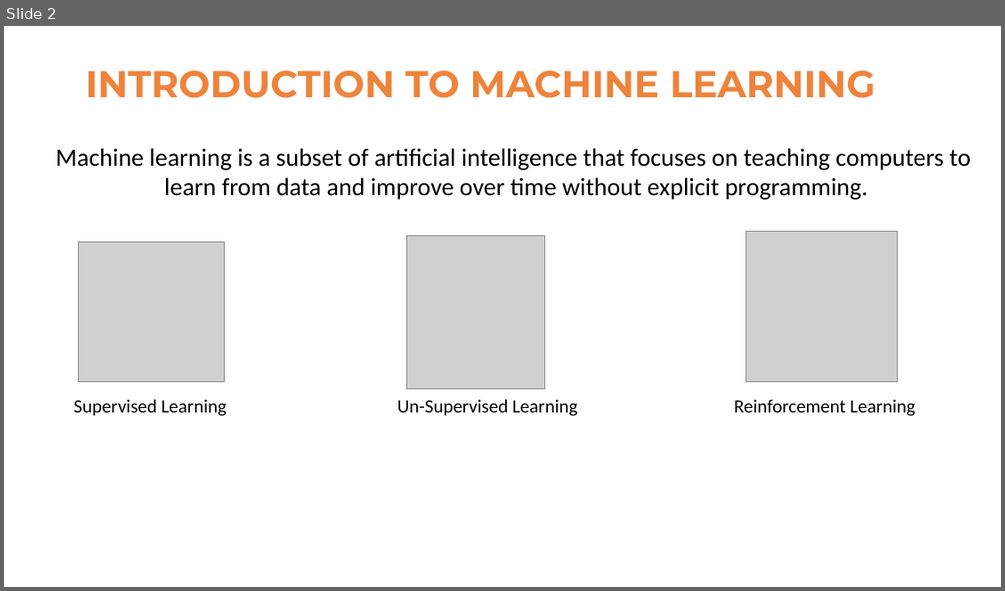
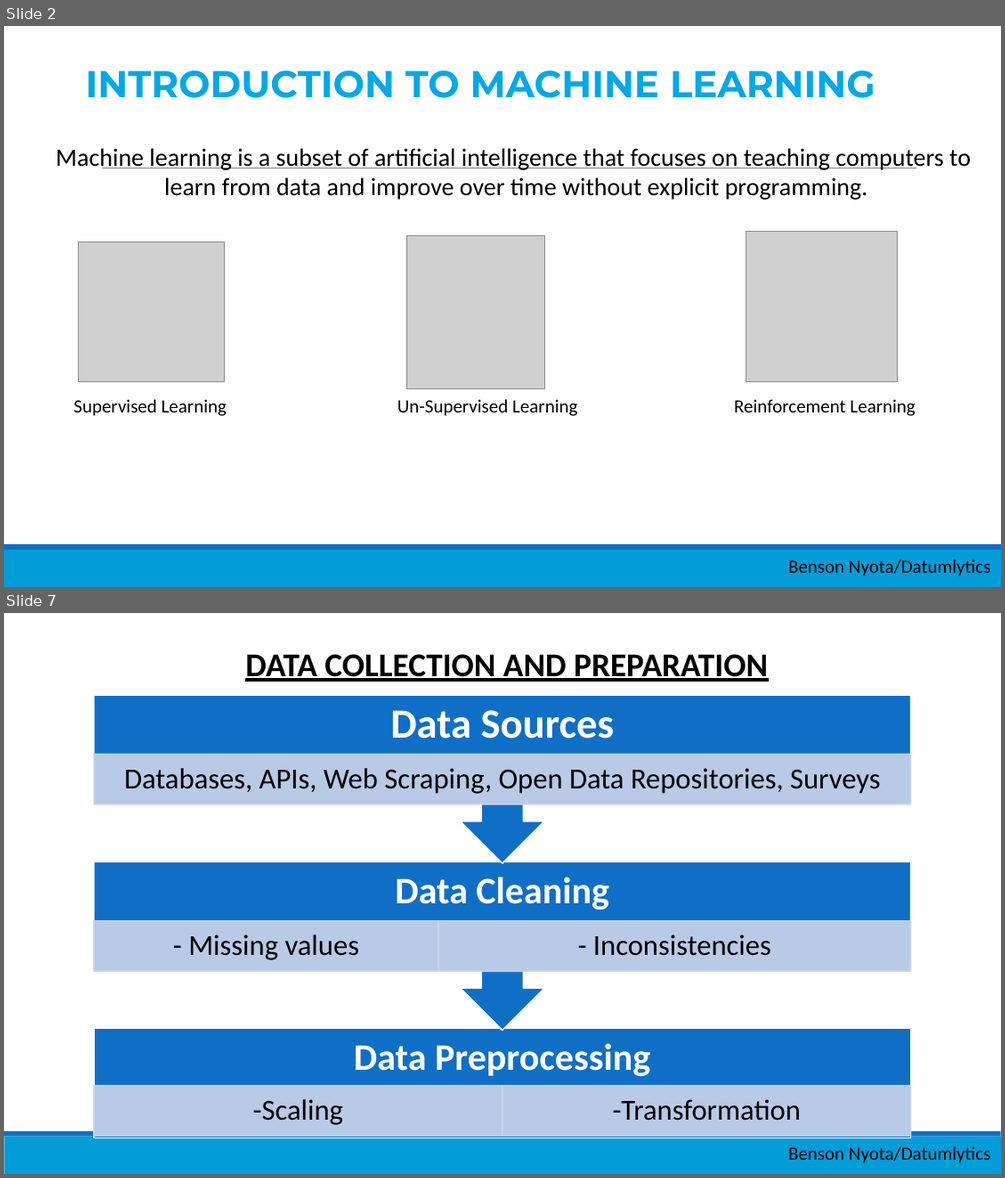
Before and after one commit to Nyotabenson/March24_Resources, a slide deck: 21_Intro... Machine Learning/Introduction_to_ML.pptx. Shown one above the other, each under a label of ours: slide 2 before the commit, slides 2 and 7 after it; the slides between them are not shown. The pictures are 1005x591 and 1005x1178 pixels, drawn with LibreOffice and Linux fonts; fonts in the diff are those of the drawing; grey boxes stand for pictures. Boxes give left, top, right and bottom in pixels: in the first picture for what was removed or moved away, otherwise in the second. Text is boxed around its words. In the diff, an @@ line names an element or a change of style, - is before the commit and + after.

```diff
--- a/21_Intro... Machine Learning/Introduction_to_ML.pptx
+++ b/21_Intro... Machine Learning/Introduction_to_ML.pptx
@@ slide 7 added at [4, 613, 1001, 1174], background #FFFFFF; not listed: 2 template elements that a slide beside it also shows @@
@@ text added at [245, 654, 768, 682], 32 pt, text #000000, bold, underline @@
+DATA COLLECTION AND PREPARATION
@@ group added at [94, 695, 911, 1138]: 8 texts, 6 rectangles, 2 up arrow callouts @@
+Data Preprocessing
+-Scaling
+-Transformation
+Data Cleaning
+- Missing values
+- Inconsistencies
+Data Sources
+Databases, APIs, Web Scraping, Open Data Repositories, Surveys
@@ text added at [788, 1146, 991, 1163], 18 pt, text #000000 @@
+Benson Nyota/Datumlytics
@@ slide 2 changed as well @@
@@ text "INTRODUCTION TO MACHINE LEARNING" at [86, 70, 875, 98]: text colour gradient #FF0000 to #EE843B to #9E480E to gradient #FF0000 to #00A8E8 to #005E82, letter outline #B5D2EC 0.75 pt to #83BFF6 0.75 pt @@
@@ line added from (102, 168) to (917, 168), #808080 0.5 pt @@
@@ rectangle added at [4, 549, 1001, 587], fill #009DD9 @@
@@ rectangle added at [4, 544, 1001, 549], fill #0F6FC6 @@
@@ text added at [788, 559, 991, 576], 18 pt, text #000000 @@
+Benson Nyota/Datumlytics
```
Also in this commit, not shown: 5 other slides changed, 8 other slides added, 6 slides removed, 3 other files.
